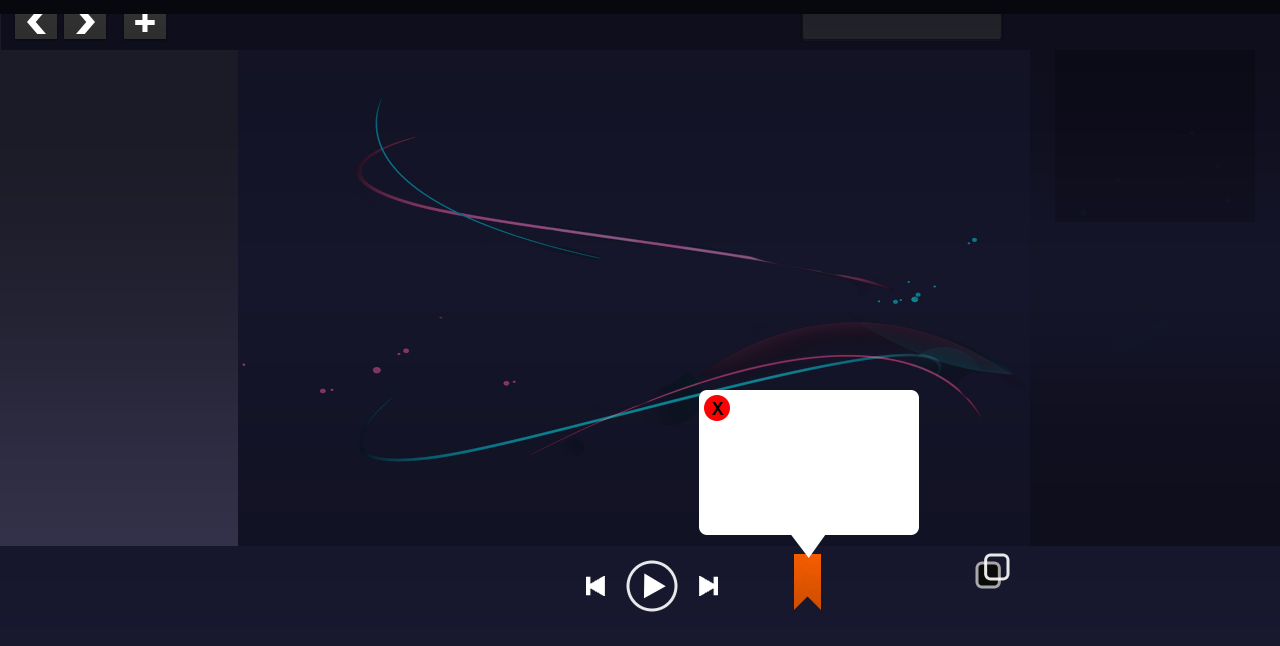
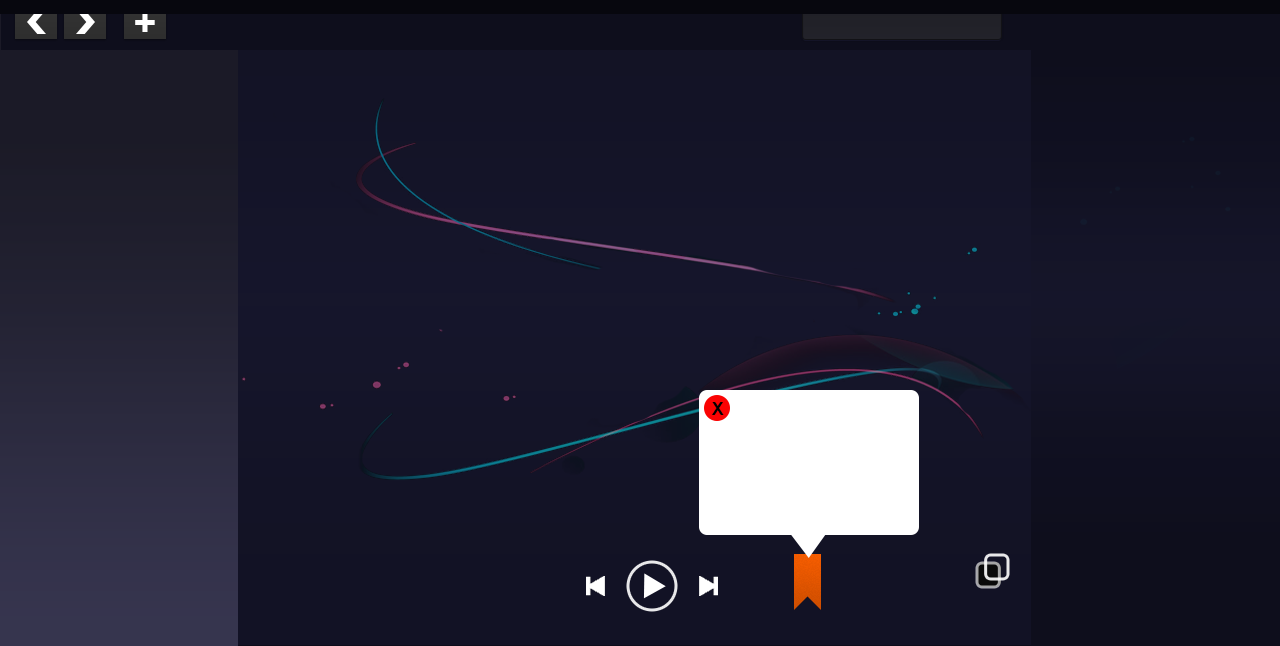
Layered file, before and after one edit (1280x646). Changes by layer:
hid "Bottom bar" over [0, 546, 1280, 646]
hid "image preview", painted on it over [1055, 50, 1255, 222]
painted on "Preview" over [1030, 50, 1280, 646]
painted on "abstract art" over [26, 92, 1280, 646]
painted on "MainBackground" over [238, 597, 1280, 646]
